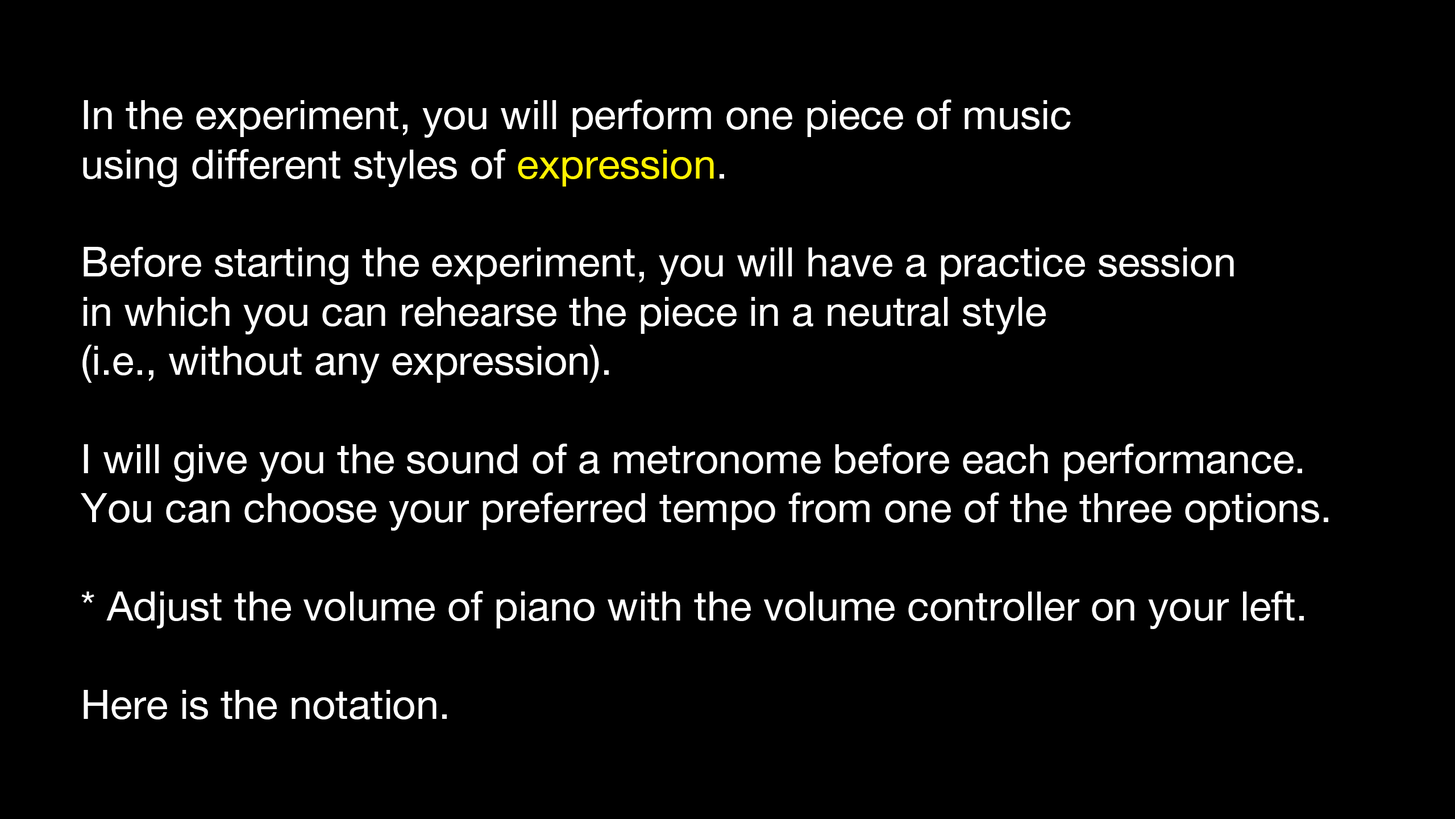
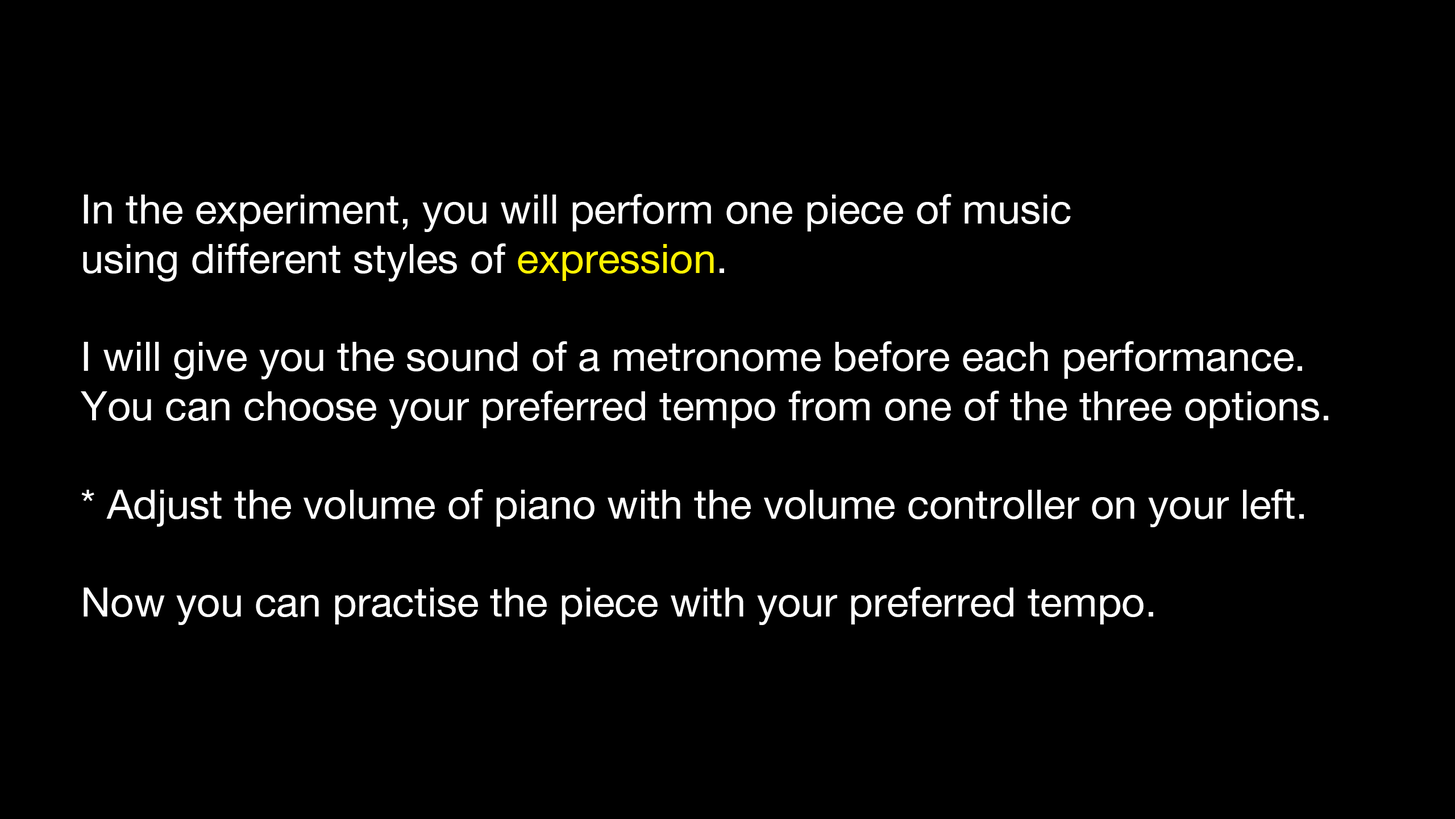
Layers edited between the first and the second 1455px x 819px image:
painted on "In the experiment, you will perform one piece of music using di" over [80, 99, 1329, 720]
